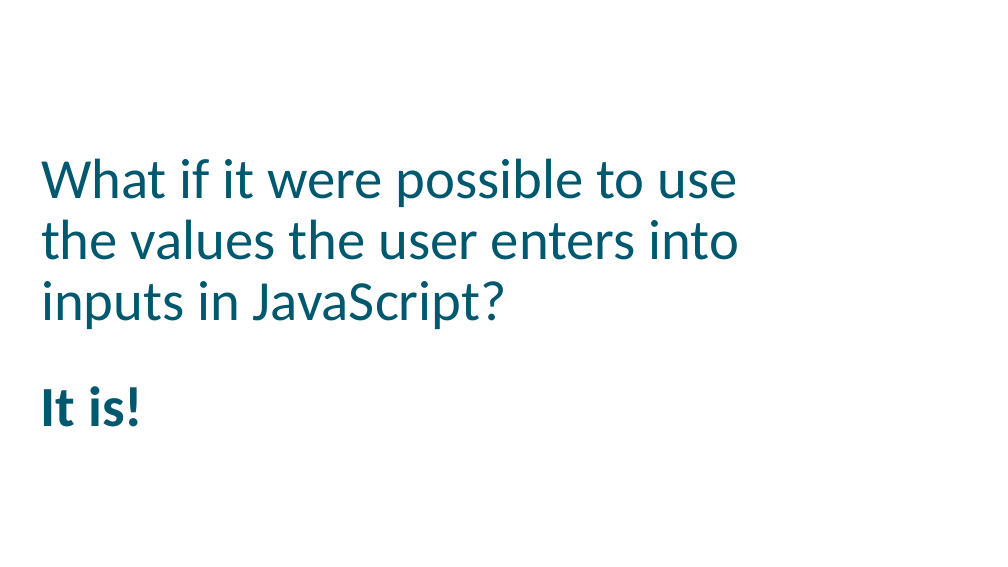
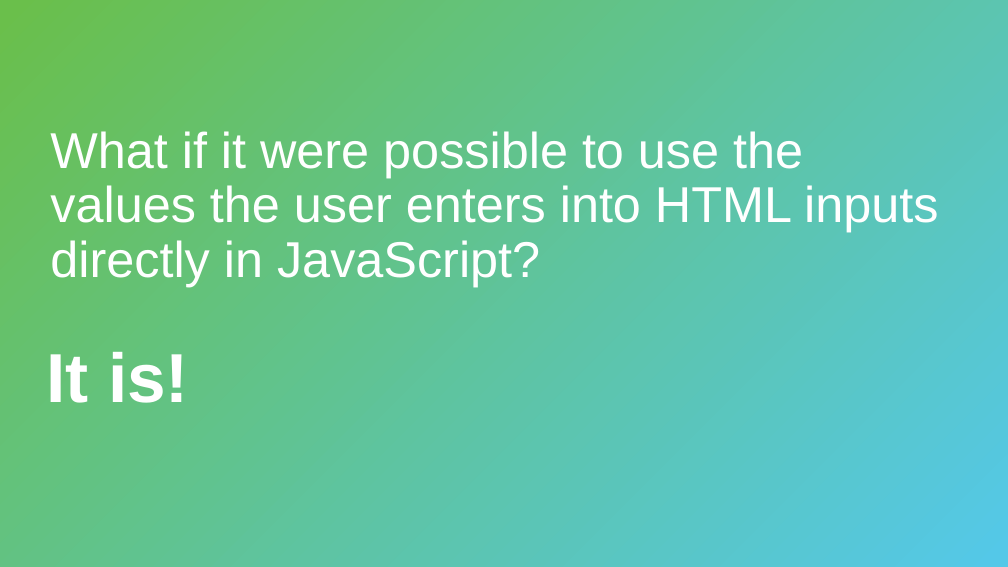
Before and after one commit to hytechclub/web-102, a slide deck: slide 4 of Week06/DomManipulationIntro.pptx. Drawn at 1008x567 pixels with LibreOffice and Linux fonts; fonts in the diff are those of the drawing; background and template pictures are left out. Boxes give left, top, right and bottom in pixels: in the first picture for what was removed or moved away, otherwise in the second. Text is boxed around its words. In the diff, an @@ line names an element or a change of style, - is before the commit and + after.

```diff
--- a/Week06/DomManipulationIntro.pptx
+++ b/Week06/DomManipulationIntro.pptx
@@ rectangle added at (0,0,1008,567), fill gradient #6ABF4B to #54C8E8 @@
@@ title at (50,131,938,287): text changed; size 54 to 48 pt; font Calibri to Arial; text colour #00586E to #FFFFFF @@
-What if it were possible to use the values the user enters into inputs in JavaScript?
+What if it were possible to use the values the user enters into HTML inputs directly in JavaScript?
@@ title "What if it were possible ..." at (50,131,938,287): vertical alignment top to middle @@
@@ text "It is!": place and size @@
-text "It is!" at (41,386,143,427)
+text "It is!" at (47,352,189,403)
@@ text "It is!" at (47,352,189,403): size 54 to 66 pt, font Calibri to Arial, text colour #00586E to #FFFFFF; line spacing 1 to 0.9; more space between paragraphs @@
```
Also in this commit, not shown: 8 other slides changed, 1 slide added, 1 slide removed, 2 other files.
